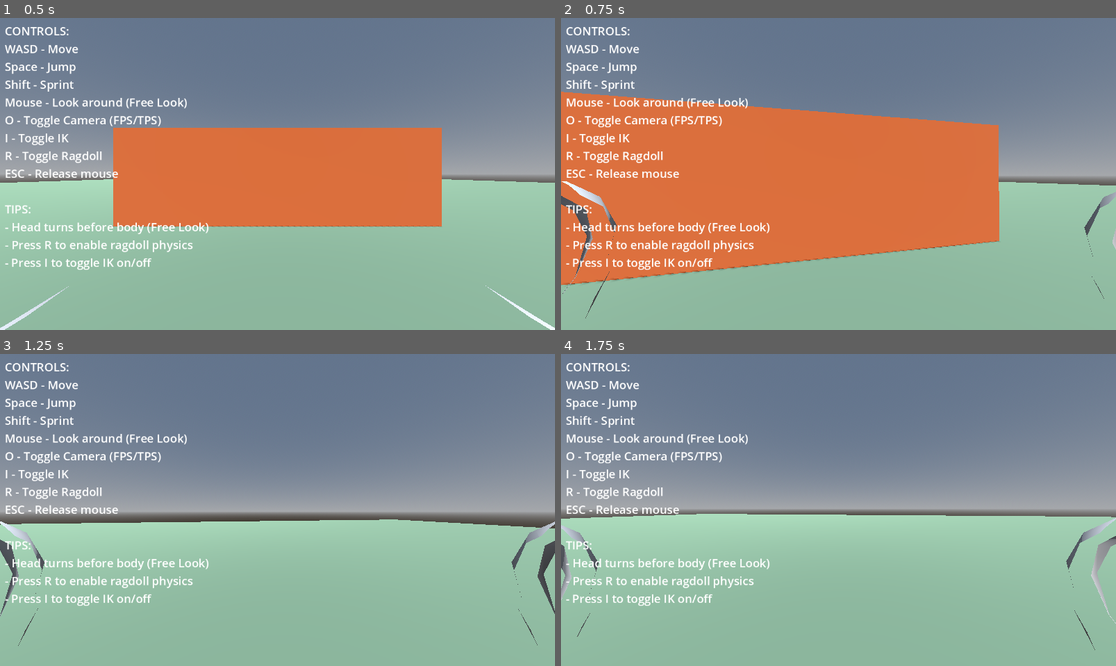
Above: before the commit, frames 1-4 (two rows, left to right).
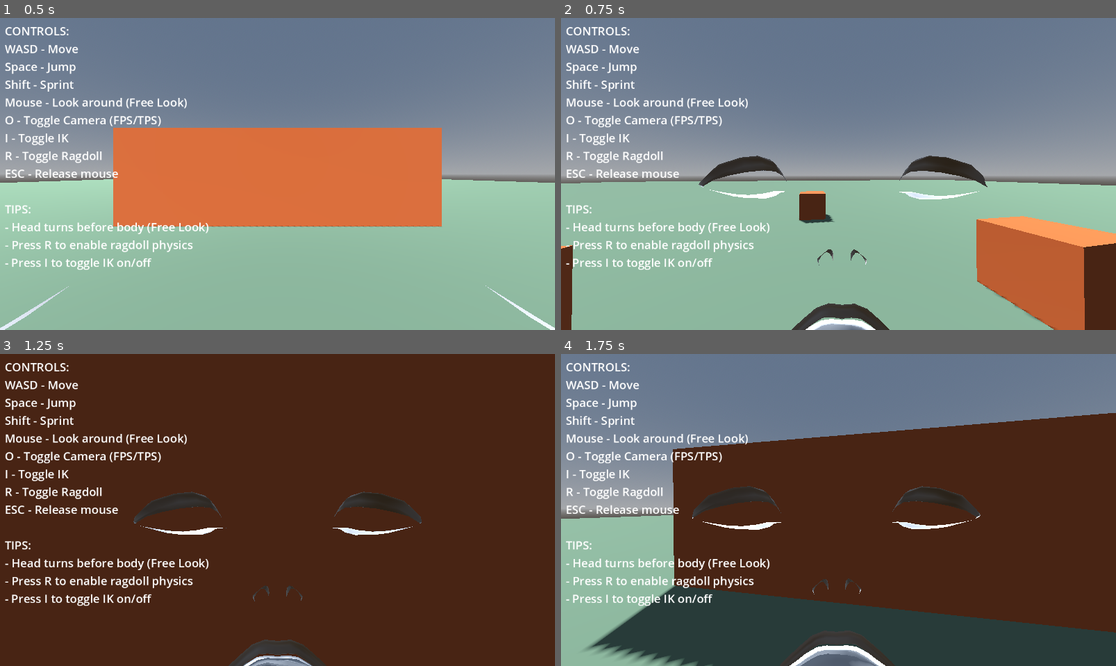
Above: after the commit, the same moments.

Repository: lmf-git/fpsikanimragdoll
Game: Godot game, scene res://world.tscn
Same seed, same stepped clock (60 frames per second), same inputs: the game is played once before the commit and once after it.
Inputs (mouse positions are in pixels of both pictures, inside the frame that each line leads up to):
- Up to frame 1 (0.5 s): no input
- Up to frame 2 (0.75 s): move the mouse to (866, 174) at 0.52 s; hold W (move_forward) from 0.53 s (still down); hold Shift (sprint) from 0.53 s (still down)
- Up to frame 3 (1.25 s): keep holding W (move_forward); keep holding Shift (sprint); tap Space (jump) at 0.77 s
- Up to frame 4 (1.75 s): keep holding W (move_forward); move the mouse to (810, 510) at 1.27 s; release Shift (sprint) at 1.28 s; tap O (toggle_camera) at 1.35 s; tap Space (jump) at 1.52 s

Frame 1 is identical in both runs. In frame 2, 47% of the frame differs, in the area x 0-100%, y 23-100%; in frame 3, 99%, in the area x 0-100%, y 0-100%; in frame 4, 63%.

Commit message:
Fix FPS camera direction and physical bones setup
- Fix FPS camera pointing backwards by adding PI to yaw rotation
  The character model faces +Z, so camera needs 180° rotation to face forward
- Fix setup_physical_bones.gd editor script to use free() instead of queue_free()
  EditorScript requires immediate cleanup with free(), not deferred queue_free()
- Script now properly removes old physical bones before creating new ones

Test: Run game and camera should now face forward in FPS mode
Setup: Open character.tscn, run setup_physical_bones.gd (Ctrl+Shift+X), save, then press R for ragdoll

Diff:
--- a/fps_camera.gd
+++ b/fps_camera.gd
@@ -49,11 +49,11 @@
 
 	# Apply camera rotation
 	# In Godot, cameras look along -Z by default
-	# We need to apply yaw then pitch
+	# Add PI to yaw to make camera face forward (character model faces +Z)
 	var camera_transform = Transform3D()
 
-	# Apply yaw (rotate around Y axis)
-	camera_transform = camera_transform.rotated(Vector3.UP, cam_rotation.y)
+	# Apply yaw (rotate around Y axis) - add PI to flip to face forward
+	camera_transform = camera_transform.rotated(Vector3.UP, cam_rotation.y + PI)
 
 	# Apply pitch (rotate around the local right axis which is X)
 	camera_transform = camera_transform.rotated(camera_transform.basis.x, cam_rotation.x)
--- a/setup_physical_bones.gd
+++ b/setup_physical_bones.gd
@@ -33,10 +33,10 @@
 			print("  Removing: ", child.name)
 			to_remove.append(child)
 
-	# Remove them
+	# Remove them - note: in EditorScript we can remove directly
 	for node in to_remove:
-		skeleton.remove_child(node)
-		node.queue_free()
+		node.get_parent().remove_child(node)
+		node.free()  # Use free() instead of queue_free() in editor scripts
 
 	print("\nCreating PhysicalBoneSimulator3D...")
 	var simulator = PhysicalBoneSimulator3D.new()
